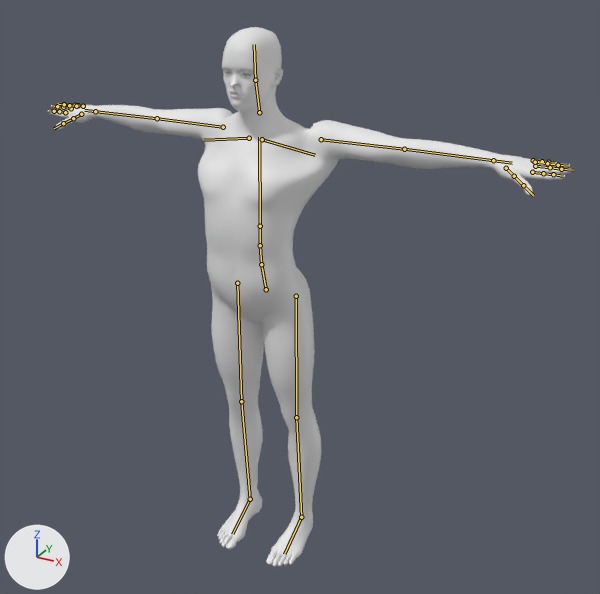
The glTF model assets/objects/characters/HumanBase.glb as it was, and as the next commit left it.
Camera for both pictures: a 50 mm lens placed at (1.38, -1.23, 1.13), pointed at (0.11, 1.07, -0.03). Arrows for +X, +Y and +Z are at lower left; the lights stay in place. The first picture is the older version. Both versions are drawn at frame 0 of the action 'A_TPose'; the numbers are the values there. The bones that change, and the others that lie on the model, are drawn over the model as lines.

The first picture shows 'Human'.
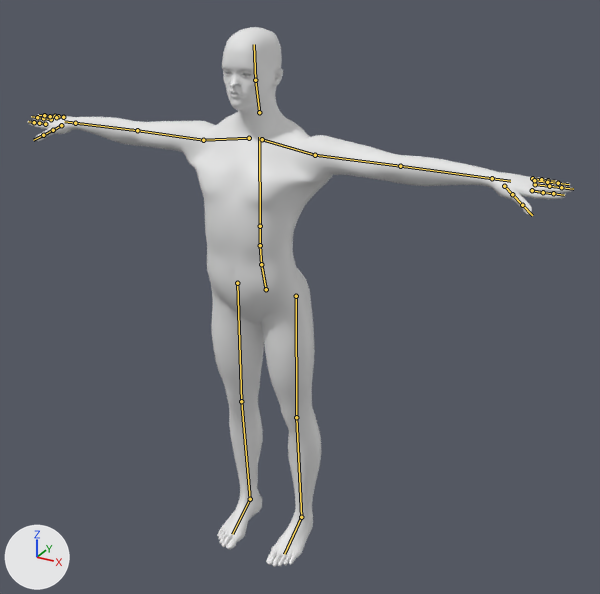
Where the change shows, as pixel boxes [x1, y1, x2, y2] in the pictures (600 x 594 px):
'Human', posed
    before: [48, 27, 573, 567]
    after: [27, 27, 573, 567]
bone 'DEF-upper_arm.L', root to tip
    before: (321, 139) to (404, 149)
    after: (315, 155) to (400, 166)
bone 'DEF-upper_arm.R', root to tip
    before: (223, 127) to (157, 118)
    after: (203, 140) to (137, 130)

Diff of the bpy script that builds the scene:
```diff
--- a/assets/objects/characters/HumanBase.glb.py
+++ b/assets/objects/characters/HumanBase.glb.py
@@ bone_def_upper_arm_l @@
 bone_def_upper_arm_l = bpy.data.objects['Rig'].pose.bones['DEF-upper_arm.L']  # child of 'DEF-shoulder.L'
-bone_def_upper_arm_l.location = (-0.029, -0.022, -0.083)
+bone_def_upper_arm_l.location = (0.0, 0.0, 0.0)
@@ bone_def_upper_arm_r @@
 bone_def_upper_arm_r = bpy.data.objects['Rig'].pose.bones['DEF-upper_arm.R']  # child of 'DEF-shoulder.R'
-bone_def_upper_arm_r.location = (0.029, -0.022, -0.083)
+bone_def_upper_arm_r.location = (0.0, 0.0, 0.0)
```
